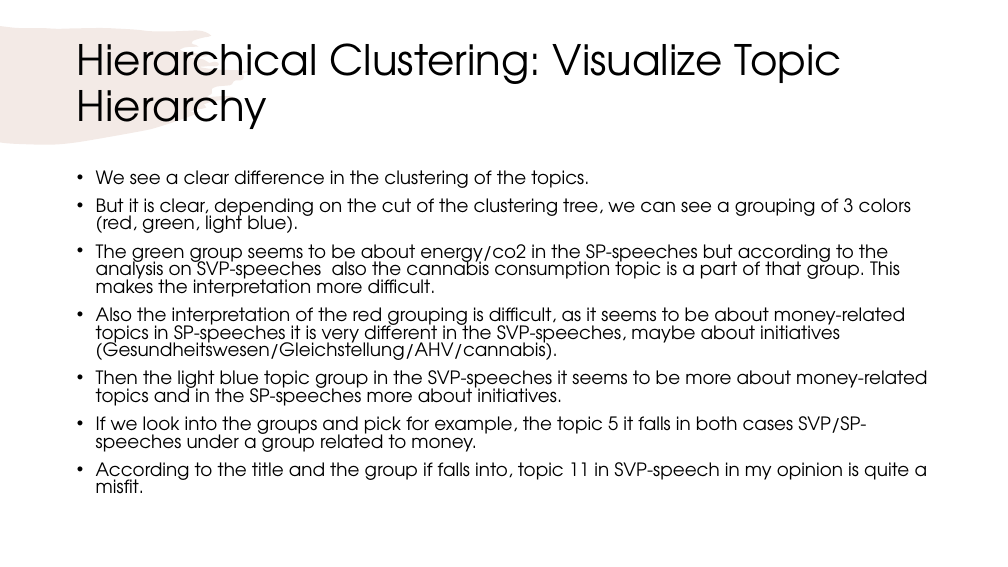
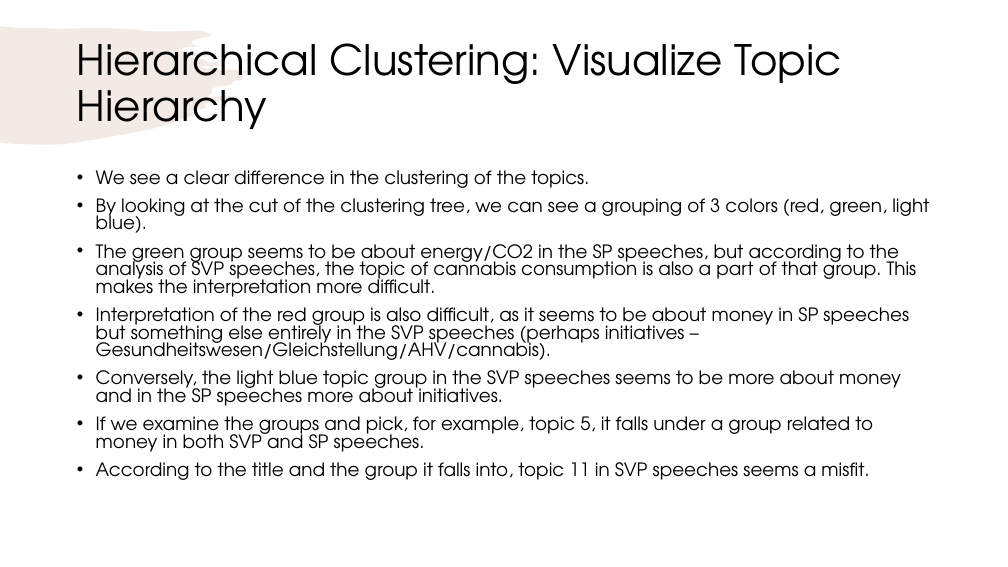
Before and after one commit to rfahrn/Exercise_3, a slide deck: slide 7 of Report – Key Findings.pptx. Drawn at 1008x567 pixels with LibreOffice and Linux fonts; fonts in the diff are those of the drawing. Boxes give left, top, right and bottom in pixels: in the first picture for what was removed or moved away, otherwise in the second. Text is boxed around its words. In the diff, an @@ line names an element or a change of style, - is before the commit and + after.

Commit message:
Edit slides

```diff
--- a/Report – Key Findings.pptx
+++ b/Report – Key Findings.pptx
@@ text at [96, 198, 929, 480]: text changed @@
-• But it is clear, depending on the cut of the clustering tree, we can see a grouping of 3 colors (red, green, light blue).
-• The green group seems to be about energy/co2 in the SP-speeches but according to the analysis on SVP-speeches also the cannabis consumption topic is a part of that group. This makes the interpretation more difficult.
-• Also the interpretation of the red grouping is difficult, as it seems to be about money-related topics in SP-speeches it is very different in the SVP-speeches, maybe about initiatives (Gesundheitswesen/Gleichstellung/AHV/cannabis).
-• Then the light blue topic group in the SVP-speeches it seems to be more about money-related topics and in the SP-speeches more about initiatives.
-• If we look into the groups and pick for example, the topic 5 it falls in both cases SVP/SP-speeches under a group related to money.
-• According to the title and the group if falls into, topic 11 in SVP-speech in my opinion is quite a misfit.
+• By looking at the cut of the clustering tree, we can see a grouping of 3 colors (red, green, light blue).
+• The green group seems to be about energy/CO2 in the SP speeches, but according to the analysis of SVP speeches, the topic of cannabis consumption is also a part of that group. This makes the interpretation more difficult.
+• Interpretation of the red group is also difficult, as it seems to be about money in SP speeches but something else entirely in the SVP speeches (perhaps initiatives – Gesundheitswesen/Gleichstellung/AHV/cannabis).
+• Conversely, the light blue topic group in the SVP speeches seems to be more about money and in the SP speeches more about initiatives.
+• If we examine the groups and pick, for example, topic 5, it falls under a group related to money in both SVP and SP speeches.
+• According to the title and the group it falls into, topic 11 in SVP speeches seems a misfit.
```
Also in this commit, not shown: 10 other slides changed, 1 other file.
